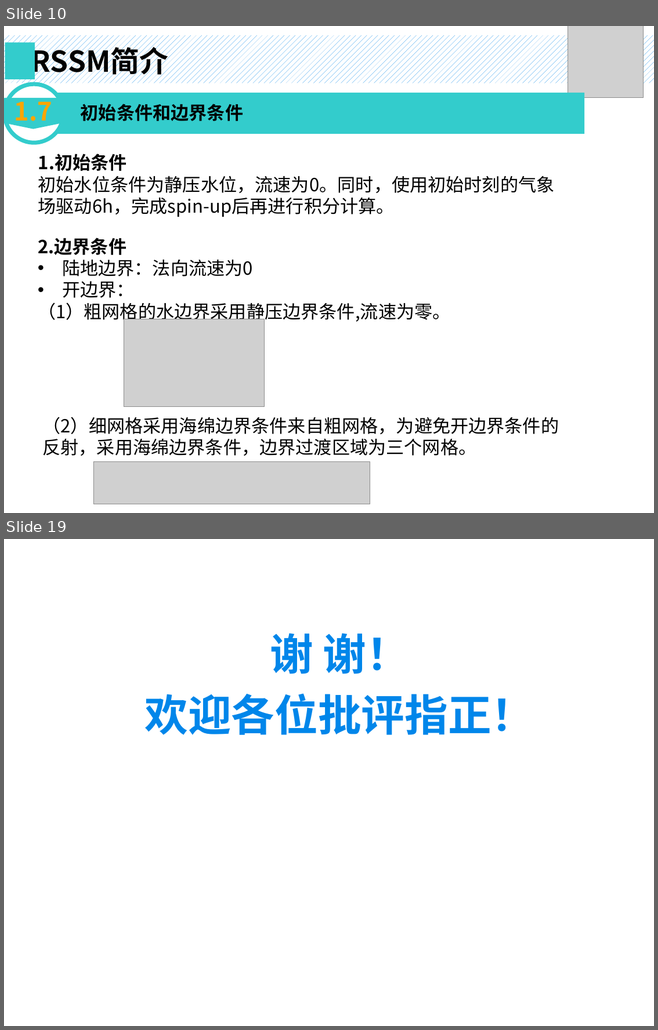
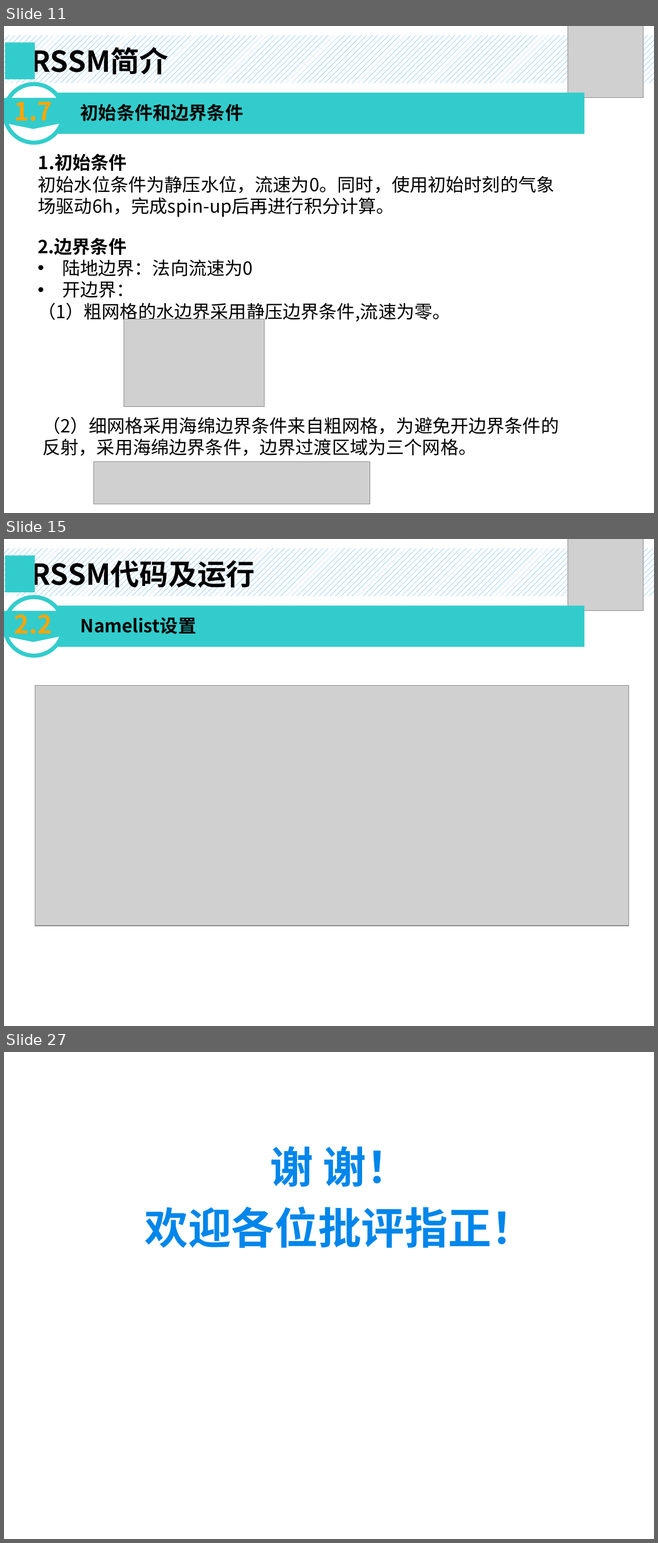
Before and after one commit to islandowner95/RSSM, a slide deck: doc/RSSM_V1.0_Introduction.pptx. Shown one above the other, each under a label of ours: slides 10 and 19 before the commit, slides 11, 15 and 27 after it; the slides between them are not shown. The pictures are 658x1030 and 658x1543 pixels, drawn with LibreOffice and Linux fonts; fonts in the diff are those of the drawing; grey boxes stand for pictures. Boxes give left, top, right and bottom in pixels: in the first picture for what was removed or moved away, otherwise in the second. Text is boxed around its words. In the diff, an @@ line names an element or a change of style, - is before the commit and + after.

```diff
--- a/doc/RSSM_V1.0_Introduction.pptx
+++ b/doc/RSSM_V1.0_Introduction.pptx
@@ slide 15 added at [4,539,654,1026], background #FFFFFF @@
@@ group added at [4,539,654,611]: 2 rectangles, 1 picture, 1 text @@
+RSSM代码及运行
@@ group added at [5,597,584,655]: 1 rectangle, 1 text, 1 ellipse, 1 flow chart offpage connector @@
+Namelist设置
+2.2
@@ picture added at [35,685,628,925] @@
@@ what was slide 10 is now slide 11 @@
@@ what was slide 19 is now slide 27 @@
```
Also in this commit, not shown: 13 slides changed, 7 other slides added.
